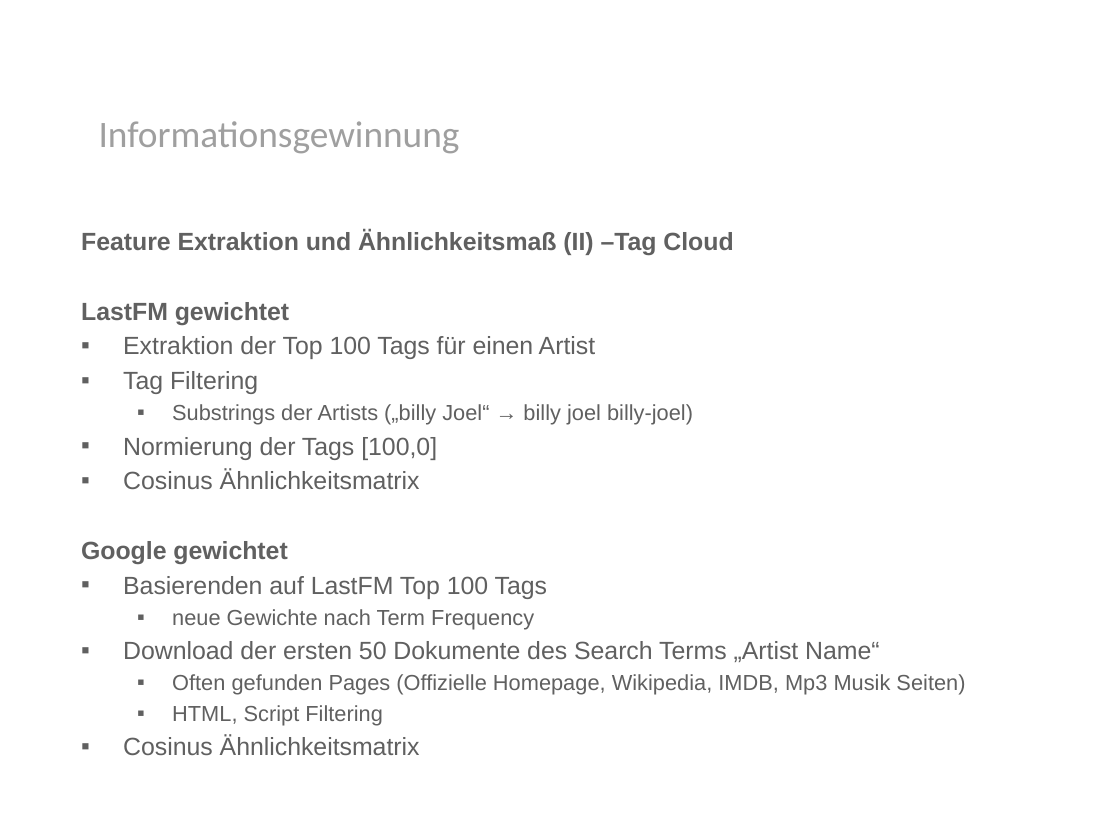
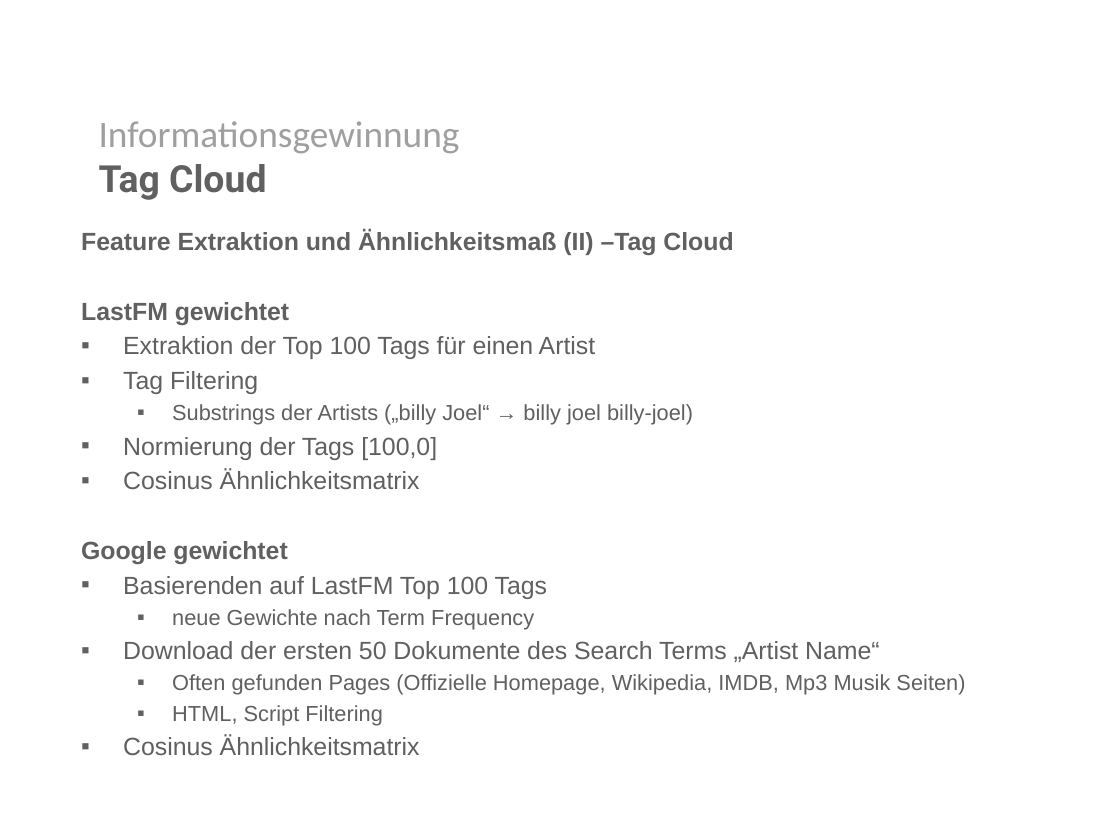
Before and after one commit to rohanprojects/mirlastfm, a slide deck: slide 14 of presentation/presentation.pptx. Drawn at 1120x840 pixels with LibreOffice and Linux fonts; fonts in the diff are those of the drawing; background and template pictures are left out. Boxes give left, top, right and bottom in pixels: in the first picture for what was removed or moved away, otherwise in the second. Text is boxed around its words. In the diff, an @@ line names an element or a change of style, - is before the commit and + after.

```diff
--- a/presentation/presentation.pptx
+++ b/presentation/presentation.pptx
@@ text at (x1=99, y1=121, x2=460, y2=200): text changed @@
-Informationsgewinnung
+Informationsgewinnung
+Tag Cloud
```
Also in this commit, not shown: 8 other slides changed.
